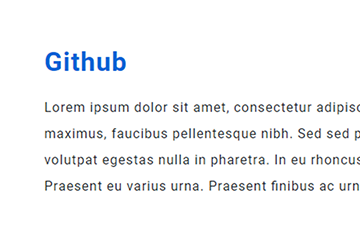
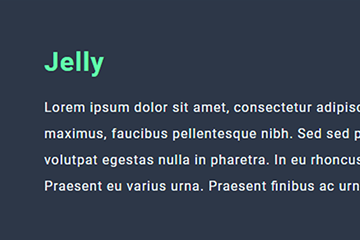
Revision of a layered 360px x 240px image; what changed, layer by layer:
painted on "waldo-themes" over (0, 0, 360, 240)
